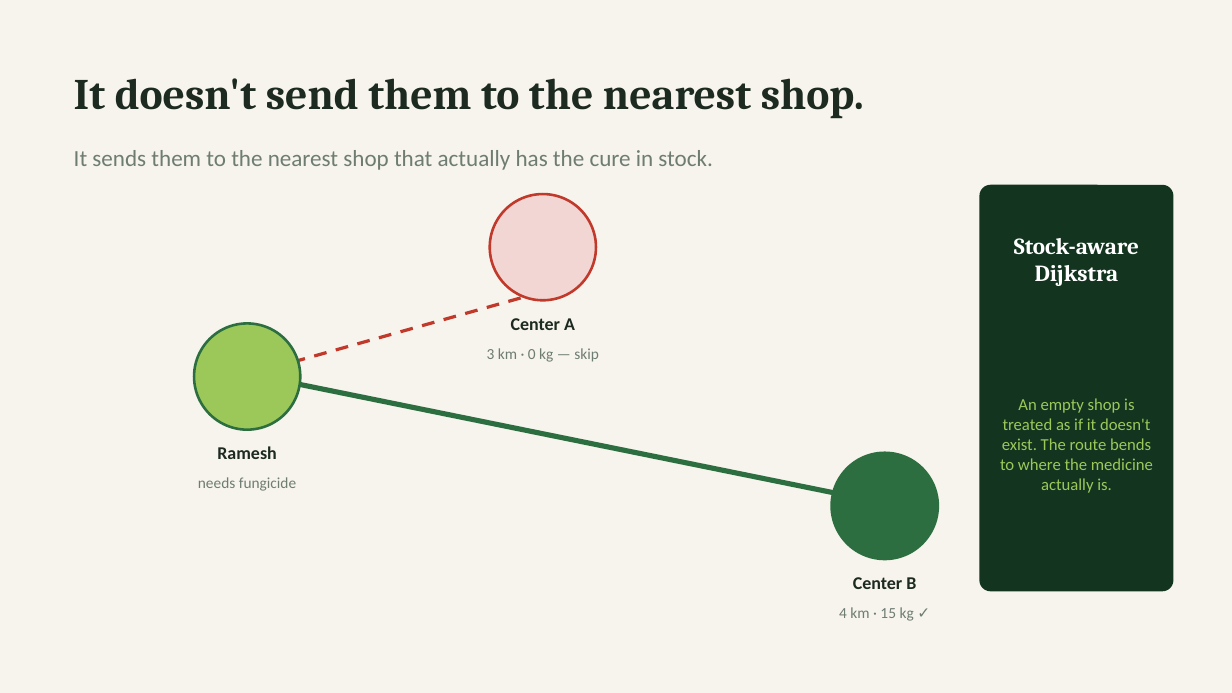
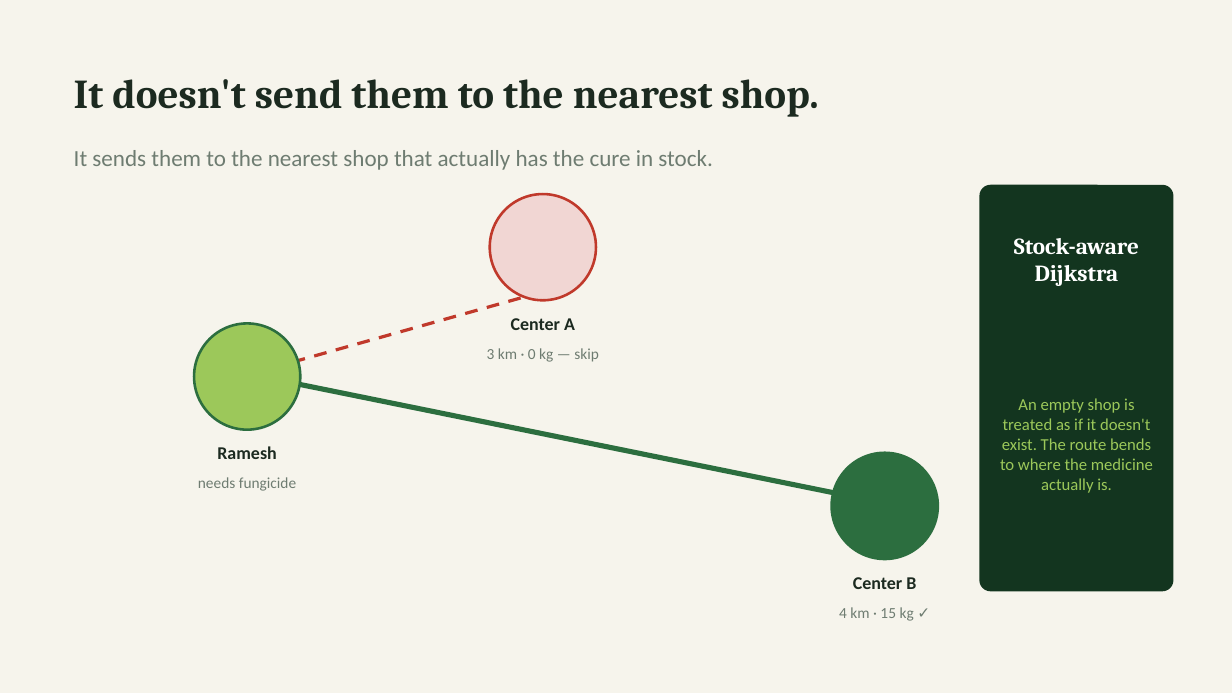
Before and after one commit to ag1170-pixel/AgriMesh, a slide deck: slide 10 of AgriMesh_Pitch.pptx (slide 8 before the commit). Drawn at 1232x693 pixels with LibreOffice and Linux fonts; fonts in the diff are those of the drawing. Boxes give left, top, right and bottom in pixels: in the first picture for what was removed or moved away, otherwise in the second. Text is boxed around its words. In the diff, an @@ line names an element or a change of style, - is before the commit and + after.

```diff
--- a/AgriMesh_Pitch.pptx
+++ b/AgriMesh_Pitch.pptx
@@ text "It doesn't send them to ..." at bbox=[74, 79, 819, 117]: size 34 to 32 pt @@
```
Also in this commit, not shown: 7 other slides changed, 4 slides added, 1 slide removed, 1 other file.
